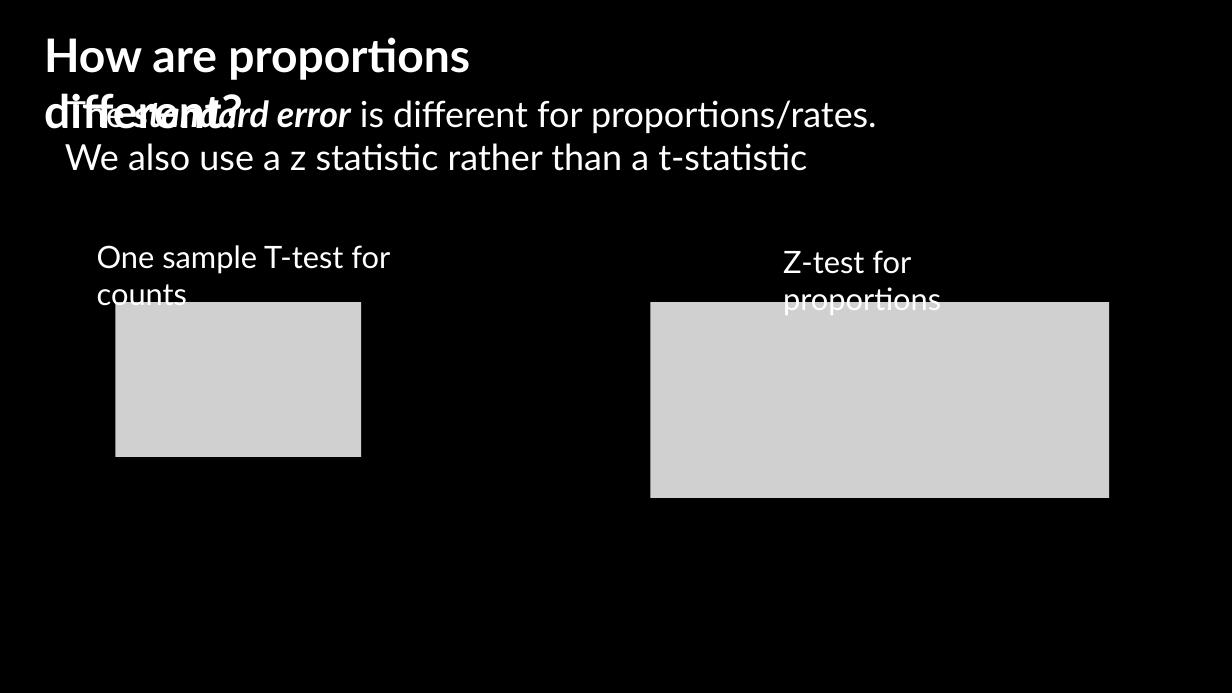
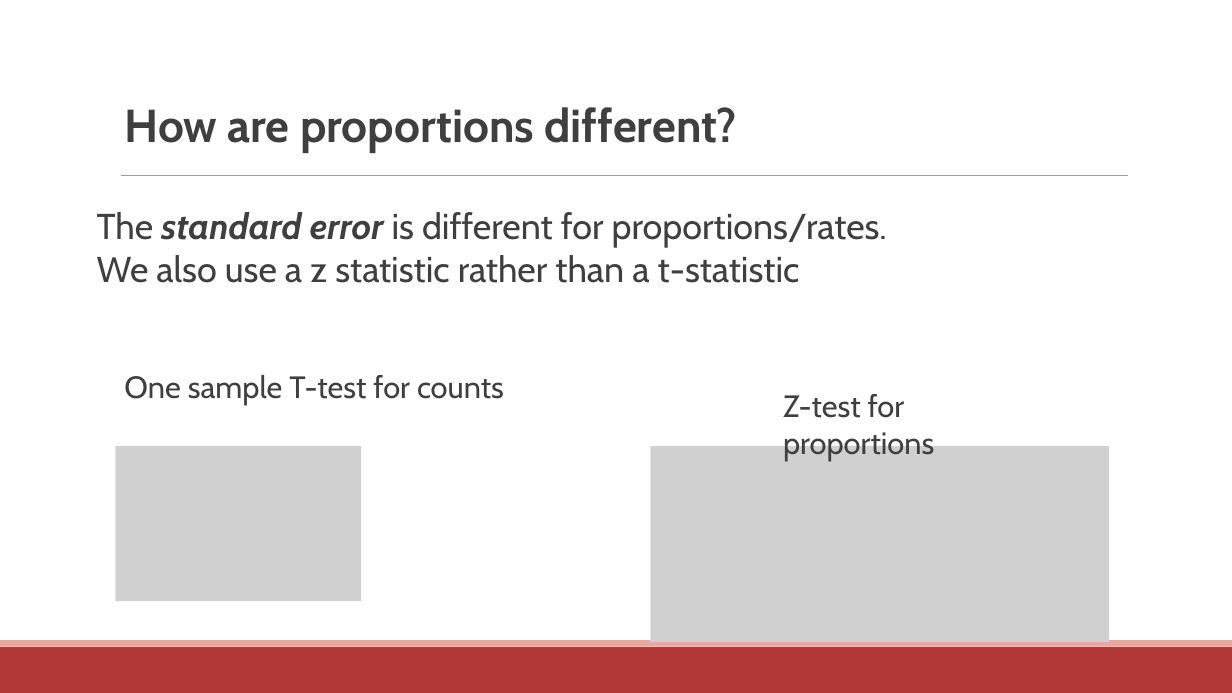
Before and after one commit to communitymaplab/geog4300_datascience, a slide deck: slide 19 of in_class_slides/geog4300_L13 Hypotheses and one sample tests and normality.pptx (slide 24 before the commit). Drawn at 1232x693 pixels with LibreOffice and Linux fonts; fonts in the diff are those of the drawing; grey boxes stand for pictures; background and template pictures are left out. Boxes give left, top, right and bottom in pixels: in the first picture for what was removed or moved away, otherwise in the second. Text is boxed around its words. In the diff, an @@ line names an element or a change of style, - is before the commit and + after.

```diff
--- a/in_class_slides/geog4300_L13 Hypotheses and one sample tests and normality.pptx
+++ b/in_class_slides/geog4300_L13 Hypotheses and one sample tests and normality.pptx
@@ background picture (left out) to #FFFFFF @@
@@ text "How are proportions different?": place and size @@
-text "How are proportions different?" at [44, 37, 528, 128]
+text "How are proportions different?" at [124, 107, 737, 153]
@@ line added from (121, 176) to (1128, 176), #9F9F9F 0.5 pt @@
@@ text "The standard error is different ...": place and size @@
-text "The standard error is different ..." at [65, 96, 877, 171]
+text "The standard error is different ..." at [97, 212, 887, 283]
@@ picture removed at [116, 302, 361, 457] @@
@@ picture removed at [651, 302, 1110, 498] @@
@@ font Lato to Cabin, text colour #FFFFFF to #3F3F3F in 4 elements at [124, 107, 737, 153], [97, 212, 887, 283], [783, 394, 934, 461], [124, 375, 504, 405] @@
@@ text "One sample T-test for counts": place and size @@
-text "One sample T-test for counts" at [97, 245, 390, 311]
+text "One sample T-test for counts" at [124, 375, 504, 405]
@@ text "Z-test for proportions": place and size @@
-text "Z-test for proportions" at [783, 250, 941, 315]
+text "Z-test for proportions" at [783, 394, 934, 461]
@@ picture added at [116, 446, 361, 602] @@
@@ picture added at [651, 446, 1110, 642] @@
@@ rectangle added at [0, 647, 1232, 693], fill #B23838 @@
@@ rectangle added at [0, 640, 1232, 647], fill #E5A99F @@
```
Also in this commit, not shown: 19 other slides changed, 2 slides added, 9 slides removed, 1 other file.
